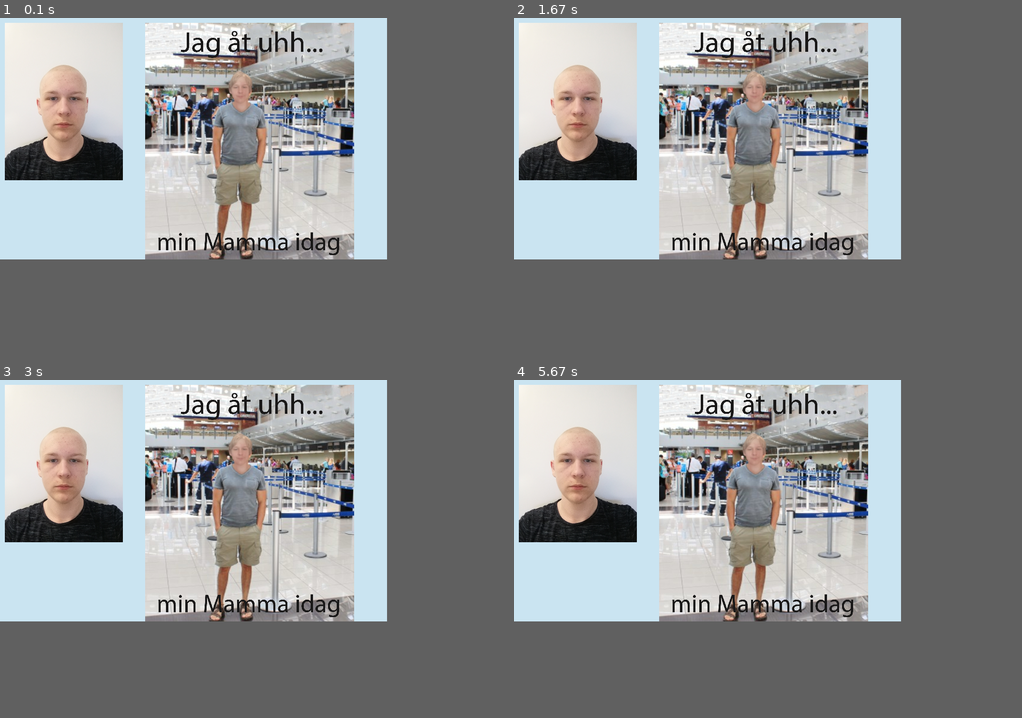
Above: before the commit, frames 1-4 (two rows, left to right).
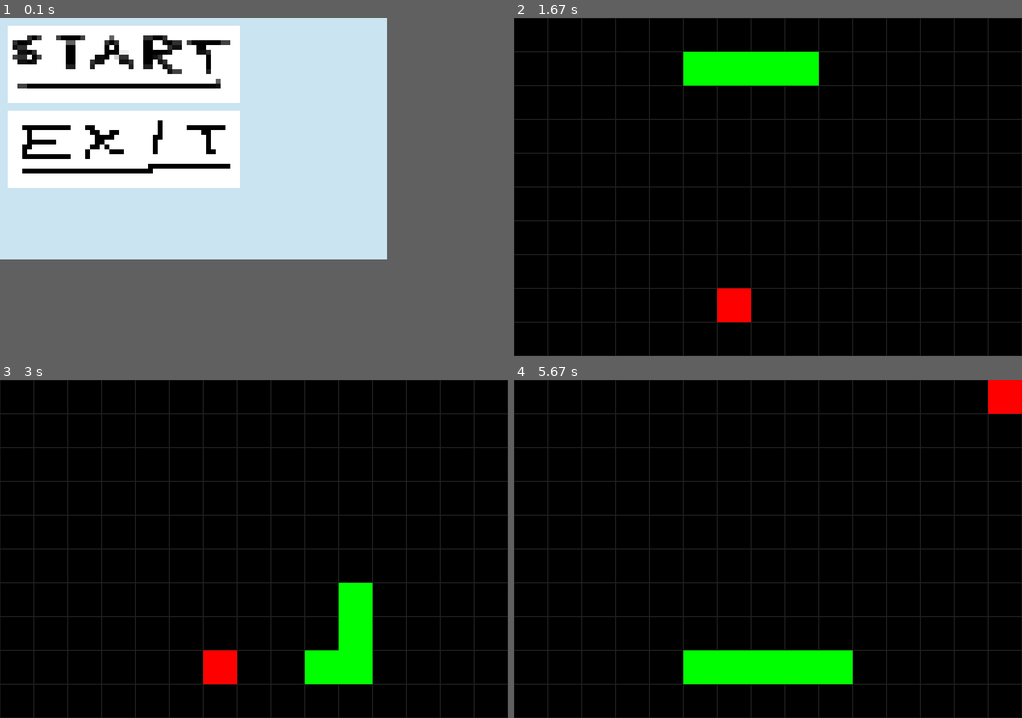
Above: after the commit, the same moments.

Repository: VinnieVinn/Snake-Game
Game: pygame game, started from main.py
The game is run twice, just before and just after one commit, with the same random seed, the same clock (stepped at 60 frames per second) and the same inputs.
Inputs (mouse positions are in pixels of both pictures, inside the frame that each line leads up to):
- Up to frame 1 (0.1 s): no input
- Up to frame 2 (1.67 s): click (635, 65) at 0.38 s; hold D 0.67-1.13 s; move the mouse to (747, 200) at 0.7 s
- Up to frame 3 (3 s): hold S 2-2.53 s; hold A from 2.9 s (still down)
- Up to frame 4 (5.67 s): release A at 3.3 s; hold W 3.33-3.7 s; hold D 3.73-4.37 s; hold S 4.4-4.77 s; hold A 4.8-5.27 s; hold D from 5.3 s (still down)
In frame 2 the window is 800x500 before the commit and 1050x700 after it. Grey fills any space a smaller window leaves; there, only what the larger window draws over its background counts as a difference.

The runs differ from the first frame. In frame 1, 39% of the frame differs, in the area x 0-70%, y 1-72%; in frame 2, 56%; in frame 3, 58%; in frame 4, 59%, in the area x 0-100%, y 0-100%.

Commit message:
Updated Menu Giga Update!
- Menu updates

Diff:
--- a/main.py
+++ b/main.py
@@ -4,8 +4,6 @@
 import gamelogic # type: ignore
 import main_menu
 
-
-pygame.init()
 
 grid_width = 15
 grid_height = 10
--- a/main_menu.py
+++ b/main_menu.py
@@ -7,6 +7,8 @@
 
 screen_width = 800
 screen_height = 500
+button_scale = 10 # x times
+margin = 16 # pixels
 
 screen = pygame.display.set_mode((screen_width, screen_height))
 pygame.display.set_caption('Button Demo')
@@ -14,11 +16,12 @@
 startGame = None
 
 #Menu buttons:
-start_image = pygame.image.load("sprites/vincentFlint.jpg").convert_alpha()
-start_button = button.Button(10, 10, start_image, 0.1)
+start_image = pygame.image.load("sprites/start.png").convert_alpha()
+start_button = button.Button(margin, margin, start_image, button_scale)
 
-exit_image = pygame.image.load("sprites/min_mamma_uhh.png").convert_alpha()
-exit_button = button.Button(300, 10, exit_image, 0.4)
+
+exit_image = pygame.image.load("sprites/exit.png").convert_alpha()
+exit_button = button.Button(margin, 2*margin+start_image.get_height()*button_scale, exit_image, button_scale)
 
 
 running = True
Binary file added: sprites/exit.png
Binary file added: sprites/start.png
